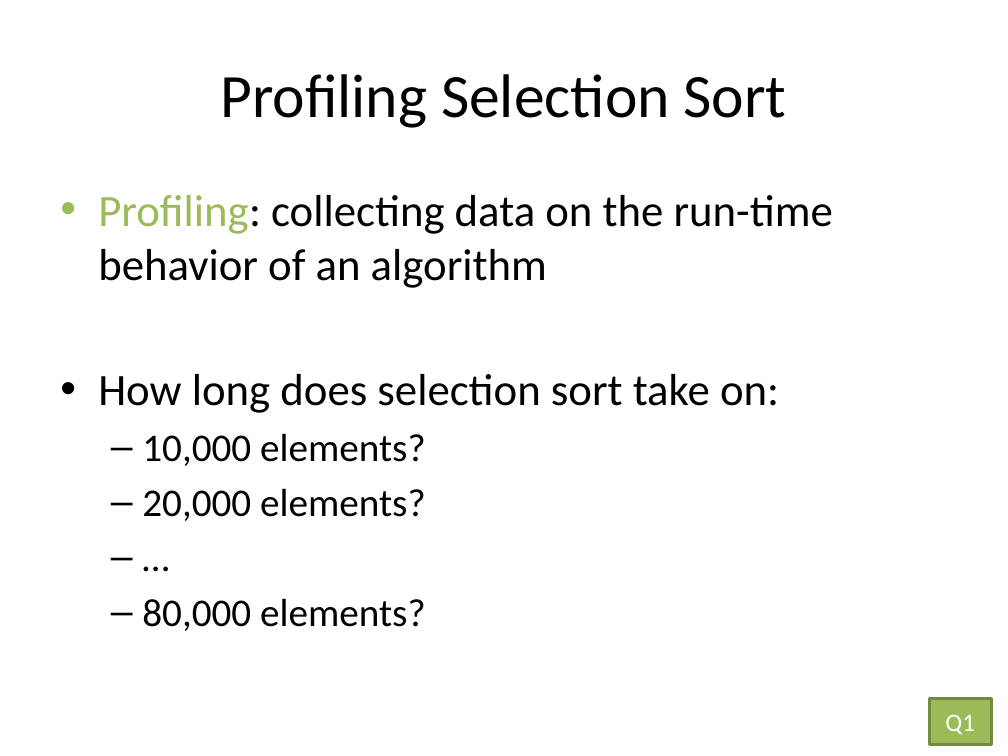
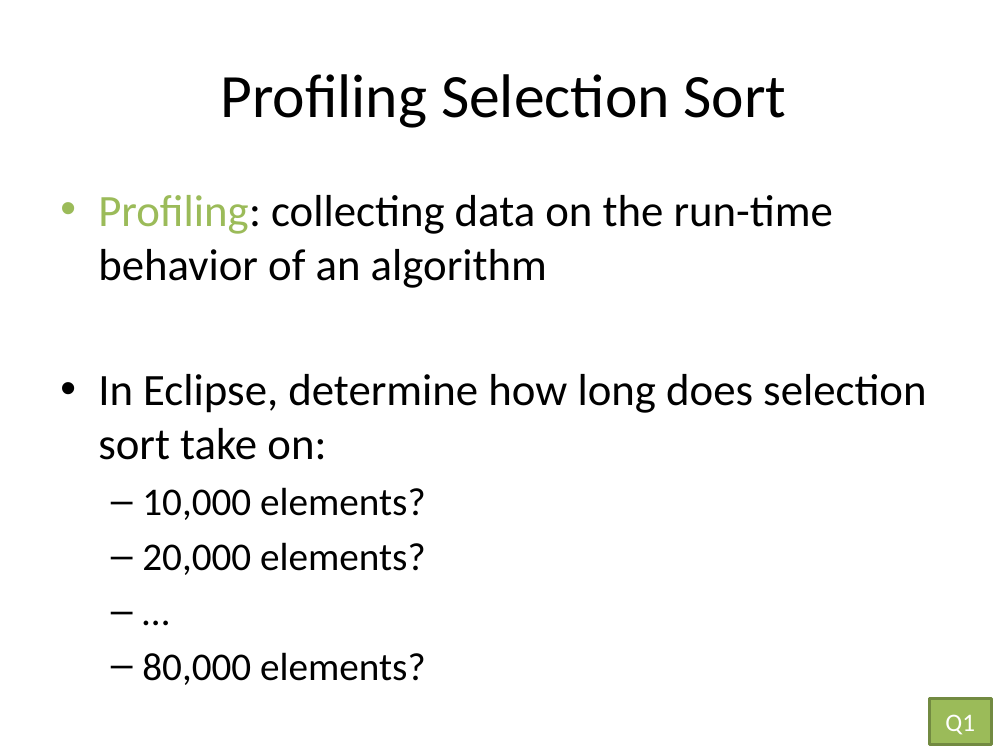
Before and after one commit to RHIT-CSSE/csse220, a slide deck: slide 8 of ClassMaterials/Sorting/Slides/SortingAndSearching.pptx. Drawn at 1008x756 pixels with LibreOffice and Linux fonts; fonts in the diff are those of the drawing. Boxes give left, top, right and bottom in pixels: in the first picture for what was removed or moved away, otherwise in the second. Text is boxed around its words. In the diff, an @@ line names an element or a change of style, - is before the commit and + after.

```diff
--- a/ClassMaterials/Sorting/Slides/SortingAndSearching.pptx
+++ b/ClassMaterials/Sorting/Slides/SortingAndSearching.pptx
@@ text at [98, 374, 926, 460]: text changed @@
-• How long does selection sort take on:
+• In Eclipse, determine how long does selection sort take on:
```
Also in this commit, not shown: 9 other slides changed, 5 slides added, 2 slides removed.
